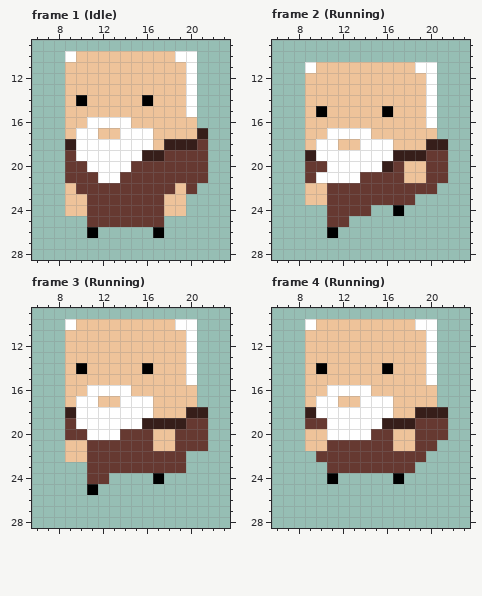
Two versions of one pixel-art file, Assets/RawAssets/Dr_Landscape.ase. That is the earlier state.
32x32 pixels, 12 frames. Shown: frame 1 (Idle): x 6..23, y 9..28; frame 2 (Running): x 6..23, y 9..28; frame 3 (Running): x 6..23, y 9..28; frame 4 (Running): x 6..23, y 9..28. The commit also changed other frames, which this record leaves out.
New version:
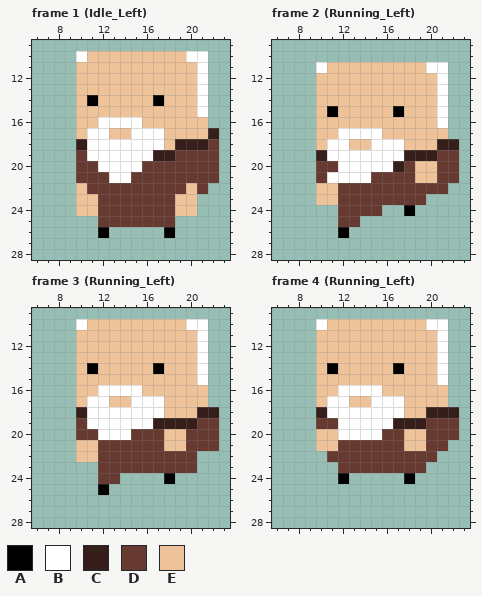
Palette (. is transparent): A #000000  B #ffffff  C #361e1a  D #663931  E #eec39a
From old to new:
--- frame 1 (Idle_Left)
@@ x 6..23 @@
  9 ..................
-10 ...BEEEEEEEEEBB...
-11 ...EEEEEEEEEEEB...
-12 ...EEEEEEEEEEEB...
-13 ...EEEEEEEEEEEB...
-14 ...EAEEEEEAEEEB...
-15 ...EEEEEEEEEEEB...
-16 ...EEBBBBEEEEEE...
-17 ...EBBEEBBBEEEEC..
-18 ...CBBBBBBBECCCD..
-19 ...DBBBBBBCCDDDD..
-20 ...DDBBBBDDDDDDD..
-21 ...DDDBBDDDDDDDD..
-22 ...EDDDDDDDDDED...
-23 ...EEDDDDDDDEE....
-24 ...EEDDDDDDDEE....
-25 .....DDDDDDD......
-26 .....A.....A......
+10 ....BEEEEEEEEEBB..
+11 ....EEEEEEEEEEEB..
+12 ....EEEEEEEEEEEB..
+13 ....EEEEEEEEEEEB..
+14 ....EAEEEEEAEEEB..
+15 ....EEEEEEEEEEEB..
+16 ....EEBBBBEEEEEE..
+17 ....EBBEEBBBEEEEC.
+18 ....CBBBBBBBECCCD.
+19 ....DBBBBBBCCDDDD.
+20 ....DDBBBBDDDDDDD.
+21 ....DDDBBDDDDDDDD.
+22 ....EDDDDDDDDDED..
+23 ....EEDDDDDDDEE...
+24 ....EEDDDDDDDEE...
+25 ......DDDDDDD.....
+26 ......A.....A.....
 27 ..................
--- frame 2 (Running_Left)
@@ x 6..23 @@
 10 ..................
-11 ...BEEEEEEEEEBB...
-12 ...EEEEEEEEEEEB...
-13 ...EEEEEEEEEEEB...
-14 ...EEEEEEEEEEEB...
-15 ...EAEEEEEAEEEB...
-16 ...EEEEEEEEEEEB...
-17 ...EEBBBBEEEEEE...
-18 ...EBBEEBBBEEECC..
-19 ...CBBBBBBBCCCDD..
-20 ...DDBBBBBCDEEDD..
-21 ...DBBBBDDDDEEDD..
-22 ...EEDDDDDDDDDD...
-23 ...EEDDDDDDDD.....
-24 .....DDDD..A......
-25 .....DD...........
-26 .....A............
+11 ....BEEEEEEEEEBB..
+12 ....EEEEEEEEEEEB..
+13 ....EEEEEEEEEEEB..
+14 ....EEEEEEEEEEEB..
+15 ....EAEEEEEAEEEB..
+16 ....EEEEEEEEEEEB..
+17 ....EEBBBBEEEEEE..
+18 ....EBBEEBBBEEECC.
+19 ....CBBBBBBBCCCDD.
+20 ....DDBBBBBCDEEDD.
+21 ....DBBBBDDDDEEDD.
+22 ....EEDDDDDDDDDD..
+23 ....EEDDDDDDDD....
+24 ......DDDD..A.....
+25 ......DD..........
+26 ......A...........
 27 ..................
--- frame 3 (Running_Left)
@@ x 6..23 @@
  9 ..................
-10 ...BEEEEEEEEEBB...
-11 ...EEEEEEEEEEEB...
-12 ...EEEEEEEEEEEB...
-13 ...EEEEEEEEEEEB...
-14 ...EAEEEEEAEEEB...
-15 ...EEEEEEEEEEEB...
-16 ...EEBBBBEEEEEE...
-17 ...EBBEEBBBEEEE...
-18 ...CBBBBBBBEEECC..
-19 ...DBBBBBBCCCCDD..
-20 ...DDBBBDDDEEDDD..
-21 ...EEDDDDDDEEDDD..
-22 ...EEDDDDDDDDD....
-23 .....DDDDDDDDD....
-24 .....DD....A......
-25 .....A............
+10 ....BEEEEEEEEEBB..
+11 ....EEEEEEEEEEEB..
+12 ....EEEEEEEEEEEB..
+13 ....EEEEEEEEEEEB..
+14 ....EAEEEEEAEEEB..
+15 ....EEEEEEEEEEEB..
+16 ....EEBBBBEEEEEE..
+17 ....EBBEEBBBEEEE..
+18 ....CBBBBBBBEEECC.
+19 ....DBBBBBBCCCCDD.
+20 ....DDBBBDDDEEDDD.
+21 ....EEDDDDDDEEDDD.
+22 ....EEDDDDDDDDD...
+23 ......DDDDDDDDD...
+24 ......DD....A.....
+25 ......A...........
 26 ..................
--- frame 4 (Running_Left)
@@ x 6..23 @@
  9 ..................
-10 ...BEEEEEEEEEBB...
-11 ...EEEEEEEEEEEB...
-12 ...EEEEEEEEEEEB...
-13 ...EEEEEEEEEEEB...
-14 ...EAEEEEEAEEEB...
-15 ...EEEEEEEEEEEB...
-16 ...EEBBBBEEEEEE...
-17 ...EBBEEBBBEEEE...
-18 ...CBBBBBBBEECCC..
-19 ...DDBBBBBCCCDDD..
-20 ...EEBBBBDDEEDDD..
-21 ...EEDDDDDDEEDD...
-22 ....DDDDDDDDDD....
-23 .....DDDDDDDD.....
-24 .....A.....A......
+10 ....BEEEEEEEEEBB..
+11 ....EEEEEEEEEEEB..
+12 ....EEEEEEEEEEEB..
+13 ....EEEEEEEEEEEB..
+14 ....EAEEEEEAEEEB..
+15 ....EEEEEEEEEEEB..
+16 ....EEBBBBEEEEEE..
+17 ....EBBEEBBBEEEE..
+18 ....CBBBBBBBEECCC.
+19 ....DDBBBBBCCCDDD.
+20 ....EEBBBBDDEEDDD.
+21 ....EEDDDDDDEEDD..
+22 .....DDDDDDDDDD...
+23 ......DDDDDDDD....
+24 ......A.....A.....
 25 ..................
